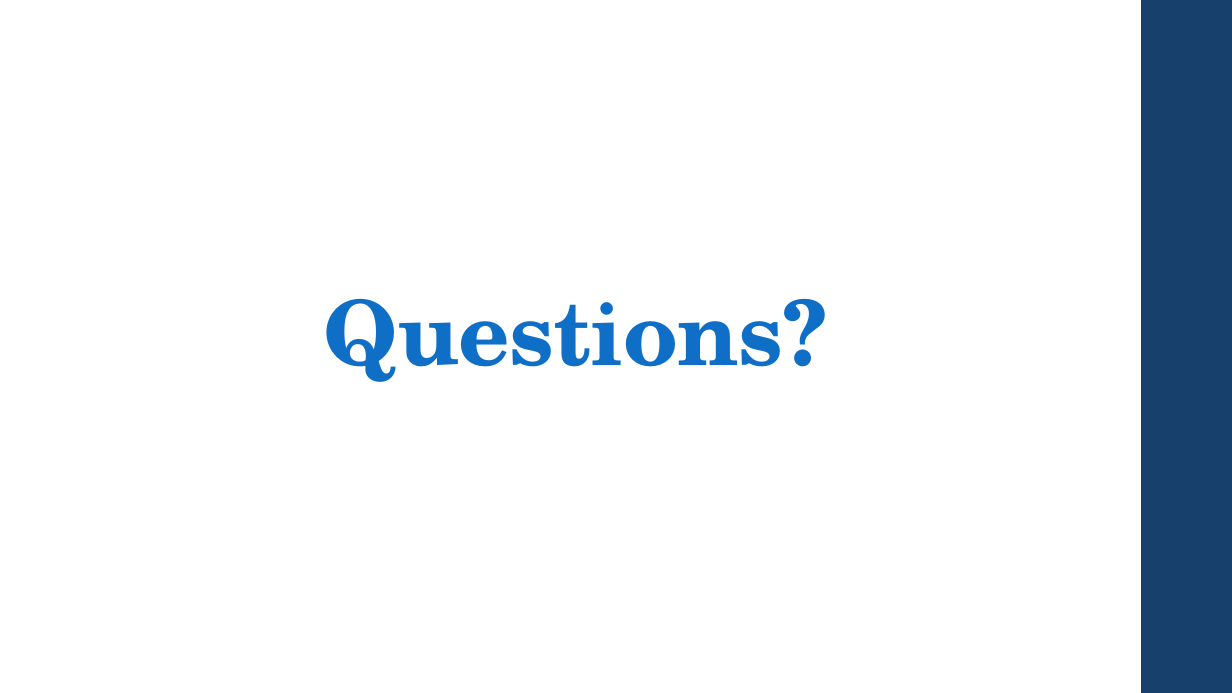
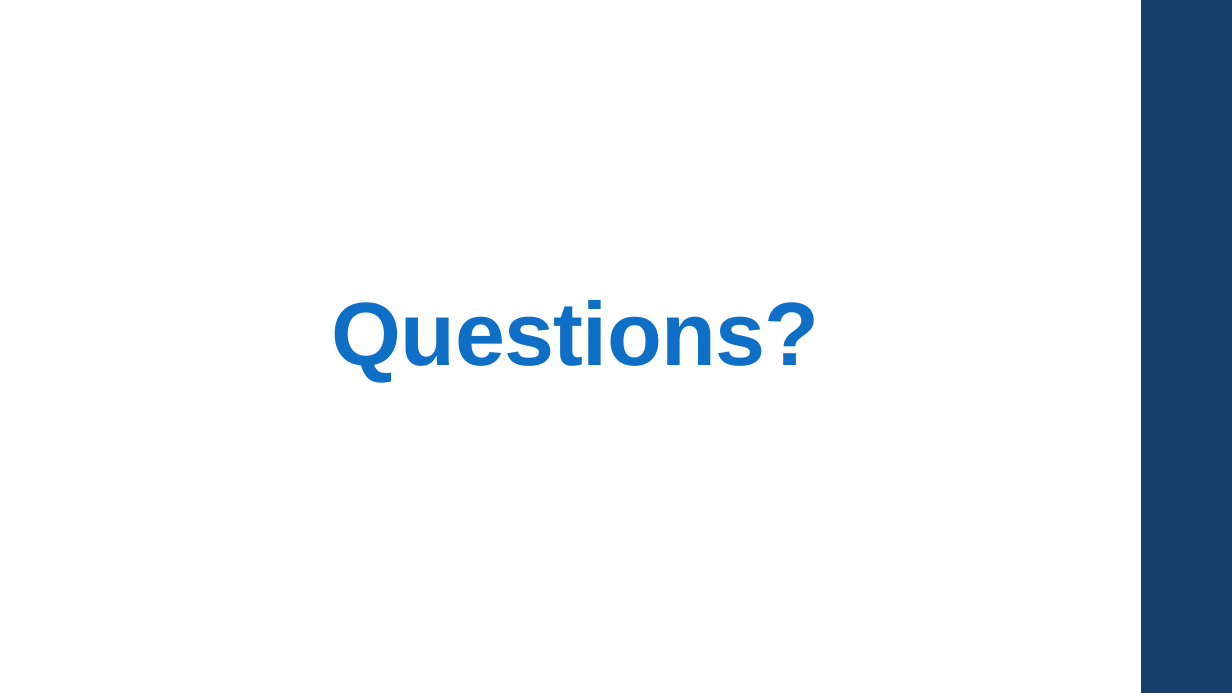
Before and after one commit to csc4350adept/csc4350, a slide deck: slide 16 of docs/Pres.pptx (slide 14 before the commit). Drawn at 1232x693 pixels with LibreOffice and Linux fonts; fonts in the diff are those of the drawing. Boxes give left, top, right and bottom in pixels: in the first picture for what was removed or moved away, otherwise in the second. Text is boxed around its words. In the diff, an @@ line names an element or a change of style, - is before the commit and + after.

```diff
--- a/docs/Pres.pptx
+++ b/docs/Pres.pptx
@@ title "Questions?" at (332, 300, 820, 381): font TeX Gyre Schola to Arial @@
```
Also in this commit, not shown: 6 other slides changed, 4 slides added, 2 slides removed.
